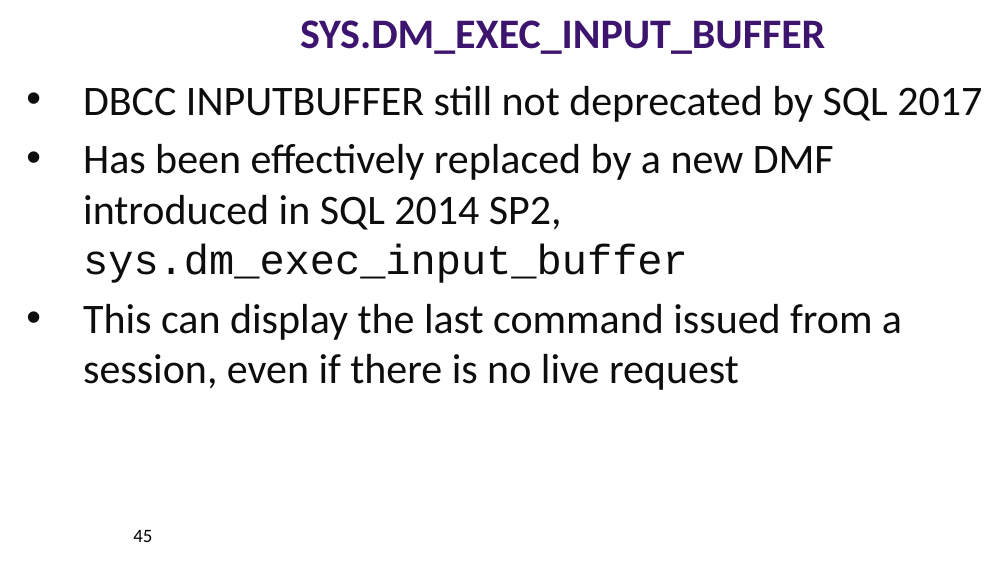
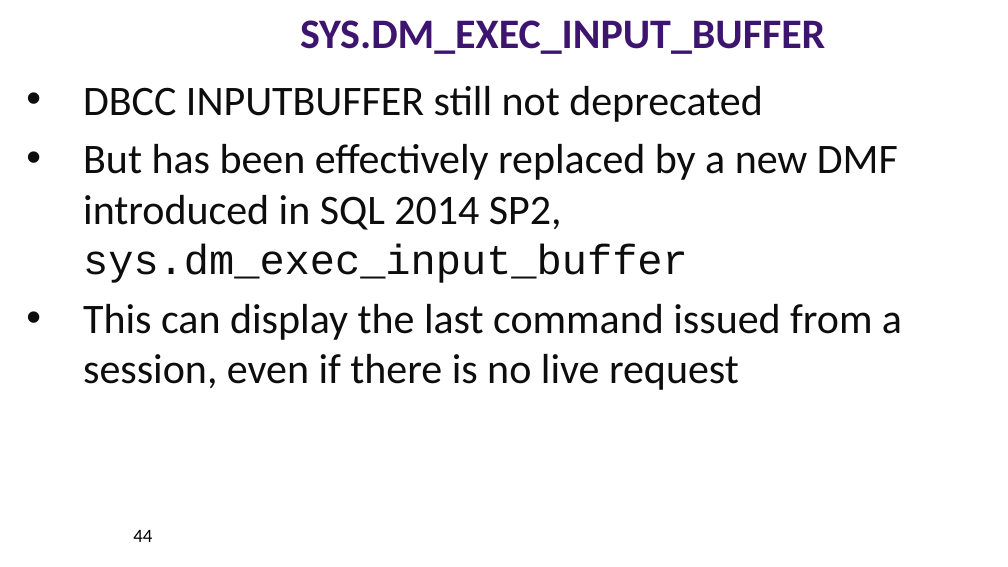
Before and after one commit to williamadba/Public-Presentations, a slide deck: slide 44 of SQLSat Pensacola 2019/DBA Best Practices with DMVs.pptx (slide 45 before the commit). Drawn at 1008x567 pixels with LibreOffice and Linux fonts; fonts in the diff are those of the drawing. Boxes give left, top, right and bottom in pixels: in the first picture for what was removed or moved away, otherwise in the second. Text is boxed around its words. In the diff, an @@ line names an element or a change of style, - is before the commit and + after.

```diff
--- a/SQLSat Pensacola 2019/DBA Best Practices with DMVs.pptx
+++ b/SQLSat Pensacola 2019/DBA Best Practices with DMVs.pptx
@@ text at [83,86,898,283]: text changed @@
-• DBCC INPUTBUFFER still not deprecated by SQL 2017
-• Has been effectively replaced by a new DMF introduced in SQL 2014 SP2, sys.dm_exec_input_buffer
+• DBCC INPUTBUFFER still not deprecated
+• But has been effectively replaced by a new DMF introduced in SQL 2014 SP2, sys.dm_exec_input_buffer
@@ page number at [133,530,152,542]: text changed @@
-45
+44
```
Also in this commit, not shown: 22 other slides changed, 3 slides added, 4 slides removed.
